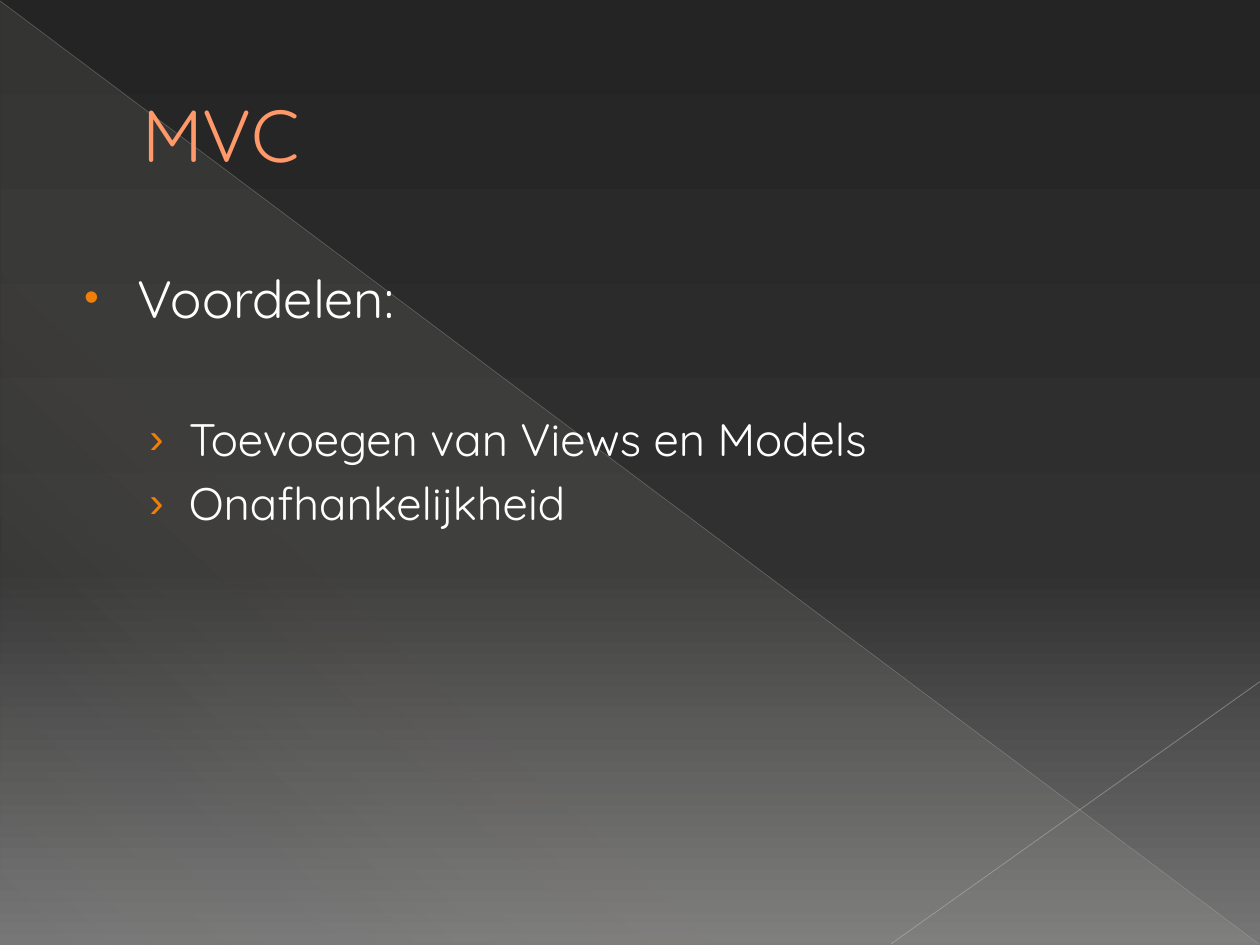
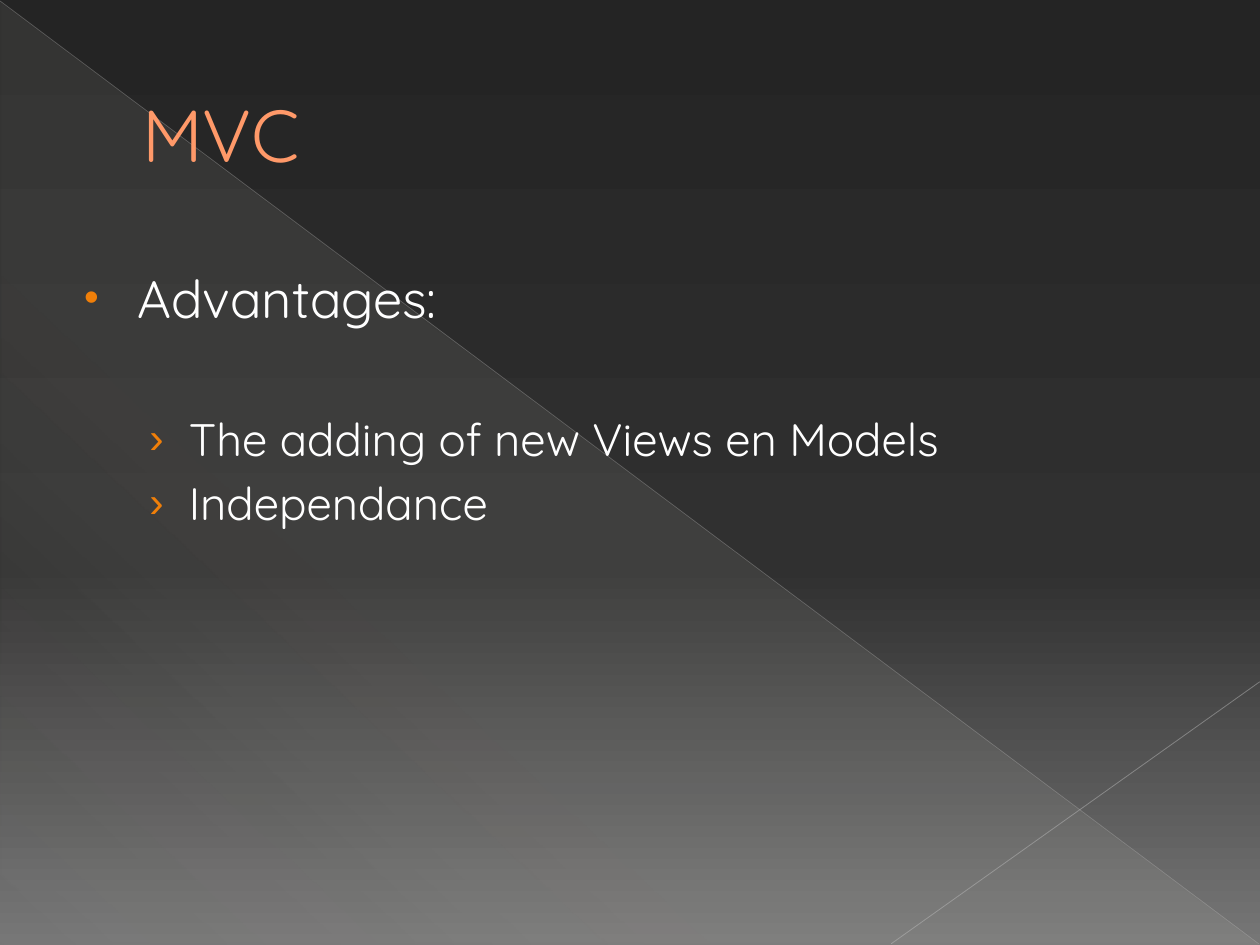
Before and after one commit to michelecorrea3/wsnlocalizationscala, a slide deck: slide 32 of Resources/WSN localization with Senseless framework.pptx (slide 31 before the commit). Drawn at 1260x945 pixels with LibreOffice and Linux fonts; fonts in the diff are those of the drawing. Boxes give left, top, right and bottom in pixels: in the first picture for what was removed or moved away, otherwise in the second. Text is boxed around its words. In the diff, an @@ line names an element or a change of style, - is before the commit and + after.

```diff
--- a/Resources/WSN localization with Senseless framework.pptx
+++ b/Resources/WSN localization with Senseless framework.pptx
@@ text at (x1=137, y1=279, x2=938, y2=529): text changed @@
-• Voordelen:
-  › Toevoegen van Views en Models
-  › Onafhankelijkheid
+• Advantages:
+  › The adding of new Views en Models
+  › Independance
```
Also in this commit, not shown: 2 other slides changed, 18 slides added, 2 slides removed.
